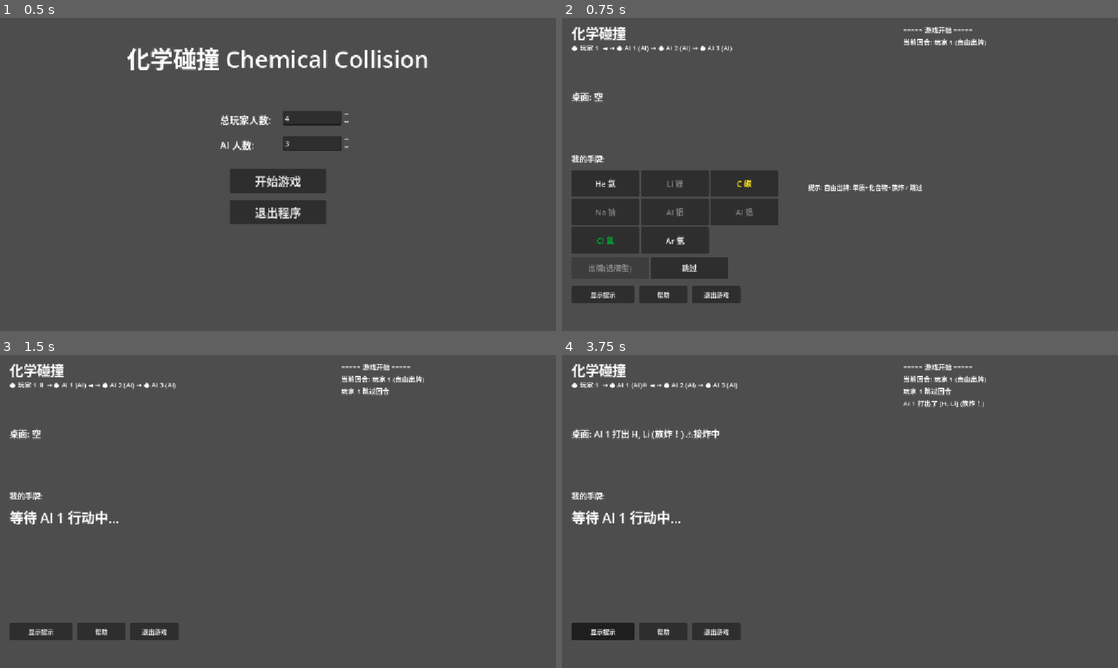
Above: before the commit, frames 1-4 (two rows, left to right).
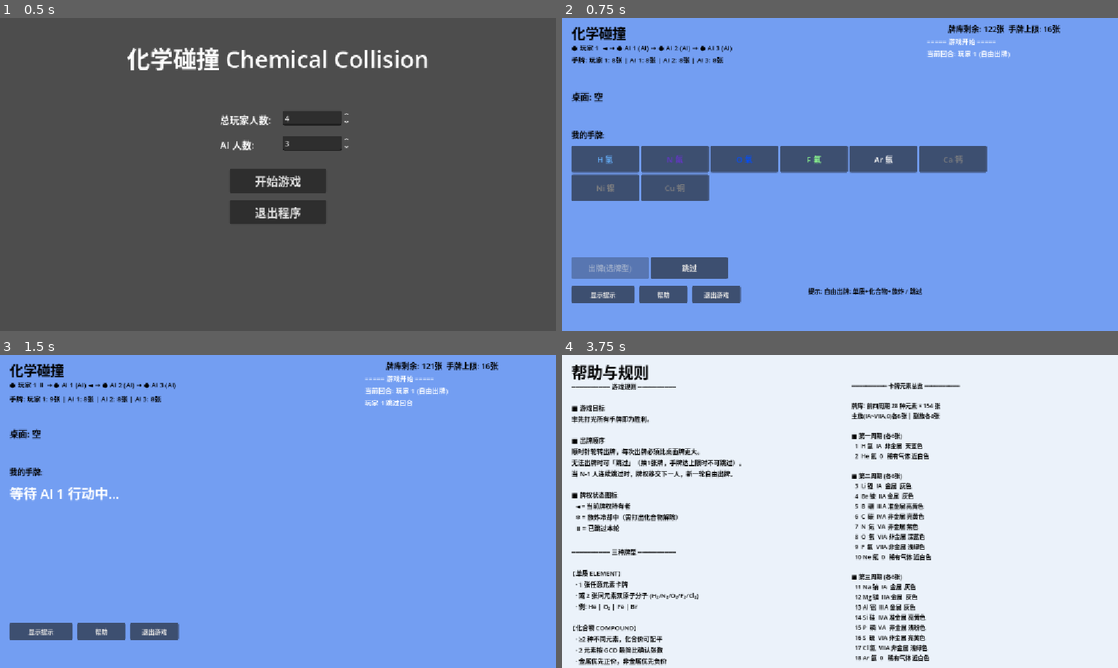
Above: after the commit, the same moments.

Repository: clear-rain108/Chemical_Collision
Game: Godot game, scene res://Main.tscn
Same seed, same stepped clock (60 frames per second), same inputs: the game is played once before the commit and once after it.
Inputs (mouse positions are in pixels of both pictures, inside the frame that each line leads up to):
- Up to frame 1 (0.5 s): no input
- Up to frame 2 (0.75 s): click "开始游戏" at 0.5 s
- Up to frame 3 (1.5 s): click "跳过" at 1.25 s
- Up to frame 4 (3.75 s): click "显示提示" at 2 s; click "帮助" at 2.75 s; click (979, 664) at 3.5 s, where only the run before the commit has a clickable "返回"

Frame 1 is identical in both runs. In frame 2, 100% of the frame differs, in the area x 0-100%, y 0-100%; in frame 3, 100%; in frame 4, 98%.

Commit message:
【试运行】UI优化和帮助文档

Diff:
--- a/chemical-1/Main.tscn
+++ b/chemical-1/Main.tscn
@@ -127,64 +127,198 @@
 grow_horizontal = 2
 grow_vertical = 2
 
+[node name="HelpBackground" type="ColorRect" parent="HelpPage" unique_id=1928475611]
+layout_mode = 1
+anchors_preset = 15
+anchor_right = 1.0
+anchor_bottom = 1.0
+grow_horizontal = 2
+grow_vertical = 2
+color = Color(0.92, 0.95, 0.98, 1.0)
+
 [node name="HelpTitle" type="Label" parent="HelpPage" unique_id=1674568136]
 layout_mode = 0
-offset_left = 40.0
-offset_top = 20.0
-offset_right = 800.0
-offset_bottom = 60.0
-theme_override_font_sizes/font_size = 36
+offset_left = 20.0
+offset_top = 10.0
+offset_right = 600.0
+offset_bottom = 50.0
+theme_override_font_sizes/font_size = 32
+theme_override_colors/font_color = Color(0, 0, 0, 1)
 text = "帮助与规则"
 
-[node name="HelpContent" type="Label" parent="HelpPage" unique_id=856691857]
-layout_mode = 0
-offset_left = 40.0
-offset_top = 70.0
-offset_right = 900.0
-offset_bottom = 620.0
-theme_override_font_sizes/font_size = 14
-text = "=== 游戏规则 ===
-目标: 率先打光所有手牌
-出牌必须比桌面牌更大 (原子序数和小=牌大)
-无法出牌时可跳过 (抽1张牌)
-
-=== 牌型 ===
-【单质】1张任意元素 或 2张双原子分子(H₂/N₂/O₂/F₂/Cl₂)
-  例: He, O₂
-【化合物】多元素化合价匹配, 必须恰好对应最简比
-  例: 1Na+1Cl=NaCl, 2Al+3O=Al₂O₃
-  规则: 金属优先正价, 非金属优先负价
-  3+元素需每种恰好1张且电荷平衡
-【族炸】同族≥2张不同元素, 3张>2张
-  例: H+Li=IA族炸, He+Ne+Ar=0族炸(3张)
-
-=== 接牌规则 ===
-桌面有单质 → 只能出更大的单质或族炸
-桌面有化合物 → 只能出更大的化合物或族炸
-族炸 → 顺时针询问接炸, 无人接→出炸者自由出牌
-溢出化合物(牌数>玩家数) → 免疫接炸
-
-=== 接炸规则 ===
-1.打出族炸后, 其他玩家按顺时针询问是否出族炸(需更大)
-2.若无人接炸, 出炸者自由出牌
-3.接炸模式中, 被冷却的玩家不能出族炸(需先打出化合物解锁)"
+[node name="HelpLeftColumn" type="Label" parent="HelpPage" unique_id=1293847561]
+layout_mode = 0
+offset_left = 20.0
+offset_top = 55.0
+offset_right = 580.0
+offset_bottom = 660.0
+theme_override_font_sizes/font_size = 13
+theme_override_colors/font_color = Color(0, 0, 0, 1)
+autowrap_mode = 3
+text = "══════════ 游戏规则 ══════════
+
+■ 游戏目标
+率先打光所有手牌即为胜利。
+
+■ 出牌顺序
+顺时针轮转出牌，每次出牌必须比桌面牌更大。
+无法出牌时可「跳过」（抽1张牌，手牌达上限时不可跳过）。
+当 N-1 人连续跳过时，牌权移交下一人，新一轮自由出牌。
+
+■ 牌权状态图标
+  ◄ = 当前牌权持有者
+  ❄ = 族炸冷却中（需打出化合物解除）
+  ⏸ = 已跳过本轮
+
+══════════ 三种牌型 ══════════
+
+【单质 ELEMENT】
+  · 1 张任意元素卡牌
+  · 或 2 张同元素双原子分子 (H₂/N₂/O₂/F₂/Cl₂)
+  · 例: He | O₂ | Fe | Br
+
+【化合物 COMPOUND】
+  · ≥2 种不同元素，化合价可配平
+  · 2 元素按 GCD 最简比确认张数
+  · 金属优先正价，非金属优先负价
+  · 3+ 元素需每种恰好 1 张且总电荷=0
+  · 例: 1Na+1Cl=NaCl | 2Al+3O=Al₂O₃ | KBr
+
+【族炸 CLAN BOMB】
+  · 同族 ≥2 张不同元素
+  · 3 张 > 2 张（数量多者大）
+  · 打出后进入族炸冷却（❄），需打出化合物解除
+  · 例: H+Li=IA族炸(2张)
+        He+Ne+Ar=0族炸(3张)
+        Cr+Mn=VIB/VIIB (不同族号不算)
+        Fe+Co+Ni=VIII族炸(3张)
+
+══════════ 比大小规则 ══════════
+
+族炸 > 化合物 > 单质
+同牌型：原子序数和 → 小 = 大
+平局：原子质量和 → 大 = 弱
+
+════════ 接牌与接炸规则 ════════
+
+· 桌面空 → 自由出牌
+· 桌面单质 → 接更大单质 或 族炸
+· 桌面化合物 → 接更大化合物 或 族炸
+  溢出化合物（牌数>玩家数）→ 免疫
+· 族炸 → 顺时针询问接炸
+  只能出更大族炸，无人接→出炸者自由出牌
+
+══════════ 手牌上限 ══════════
+
+手牌上限 = min(玩家数×4, 18)
+手牌达上限时不能跳过抽牌"
+
+[node name="HelpRightColumn" type="Label" parent="HelpPage" unique_id=2103485692]
+layout_mode = 0
+offset_left = 600.0
+offset_top = 55.0
+offset_right = 1160.0
+offset_bottom = 660.0
+theme_override_font_sizes/font_size = 12
+theme_override_colors/font_color = Color(0, 0, 0, 1)
+autowrap_mode = 3
+text = "══════════ 卡牌元素总览 ══════════
+
+牌库: 前四周期 28 种元素 × 154 张
+主族(IA~VIIA,0)各6张 | 副族各4张
+
+■ 第一周期 (各6张)
+  1  H 氢  IA  非金属  天蓝色
+  2  He 氦  0   稀有气体 近白色
+
+■ 第二周期 (各6张)
+  3  Li 锂  IA  金属  灰色
+  4  Be 铍  IIA 金属  灰色
+  5  B  硼  IIIA 准金属 亮黄色
+  6  C  碳  IVA 非金属 亮黄色
+  7  N  氮  VA  非金属 紫色
+  8  O  氧  VIA 非金属 深蓝色
+  9  F  氟  VIIA 非金属 浅绿色
+  10 Ne 氖  0   稀有气体 近白色
+
+■ 第三周期 (各6张)
+  11 Na 钠  IA  金属  灰色
+  12 Mg 镁  IIA 金属  灰色
+  13 Al 铝  IIIA 金属  灰色
+  14 Si 硅  IVA 准金属 亮黄色
+  15 P  磷  VA  非金属 浅粉色
+  16 S  硫  VIA 非金属 亮黄色
+  17 Cl 氯  VIIA 非金属 浅绿色
+  18 Ar 氩  0   稀有气体 近白色
+
+■ 第四周期 (主族6张/副族4张)
+  19 K  钾  IA    金属  灰色  (6张)
+  20 Ca 钙  IIA   金属  灰色  (6张)
+  24 Cr 铬  VIB   金属  灰色  (4张)
+  25 Mn 锰  VIIB  金属  灰色  (4张)
+  26 Fe 铁  VIII  金属  灰色  (4张)
+  27 Co 钴  VIII  金属  灰色  (4张)
+  28 Ni 镍  VIII  金属  灰色  (4张)
+  29 Cu 铜  IB    金属  灰色  (4张)
+  30 Zn 锌  IIB   金属  灰色  (4张)
+  35 Br 溴  VIIA  非金属 棕色  (6张)
+
+═══════ 元素着色对照 ═══════
+
+  天蓝色 ■ H 氢
+  深蓝色 ■ O 氧
+  紫色   ■ N 氮
+  浅绿色 ■ F 氟, Cl 氯
+  棕色   ■ Br 溴
+  亮黄色 ■ B,C,Si,S
+  浅粉色 ■ P 磷
+  灰色   ■ 全部金属
+  近白色 ■ He,Ne,Ar 稀有气体
+
+══════════ 常用化学式 ══════════
+
+  1Na + 1Cl  → NaCl
+  2Al + 3O   → Al₂O₃
+  1K  + 1Br  → KBr
+  1Ca + 1O   → CaO
+  1Mg + 1O   → MgO
+  1Fe + 2Cl  → FeCl₂
+  1Fe + 1O   → FeO
+
+══════════ 操作流程 ══════════
+
+  人类: 选牌→选牌型→确认打出
+  AI:   自动决策(1.5秒延迟)
+
+  族炸: 打出→冷却❄→需化合物解冻
+  跳过: 抽1张→标记⏸→轮转牌权"
 
 [node name="HelpBackBtn" type="Button" parent="HelpPage" unique_id=19172791]
 layout_mode = 0
-offset_left = 800.0
-offset_top = 620.0
-offset_right = 920.0
-offset_bottom = 660.0
+offset_left = 1060.0
+offset_top = 665.0
+offset_right = 1160.0
+offset_bottom = 700.0
 theme_override_font_sizes/font_size = 18
 text = "返回"
 
 [node name="GamePage" type="Control" parent="." unique_id=1067851078]
-layout_mode = 1
-anchors_preset = 15
-anchor_right = 1.0
-anchor_bottom = 1.0
-grow_horizontal = 2
-grow_vertical = 2
+visible = false
+layout_mode = 1
+anchors_preset = 15
+anchor_right = 1.0
+anchor_bottom = 1.0
+grow_horizontal = 2
+grow_vertical = 2
+
+[node name="GameBackground" type="ColorRect" parent="GamePage" unique_id=2109445610]
+layout_mode = 1
+anchors_preset = 15
+anchor_right = 1.0
+anchor_bottom = 1.0
+grow_horizontal = 2
+grow_vertical = 2
+color = Color(0.45, 0.62, 0.95, 1.0)
 
 [node name="TitleLabel" type="Label" parent="GamePage" unique_id=973513050]
 layout_mode = 0
@@ -193,6 +327,7 @@
 offset_right = 600.0
 offset_bottom = 45.0
 theme_override_font_sizes/font_size = 28
+theme_override_colors/font_color = Color(0, 0, 0, 1)
 text = "化学碰撞"
 
 [node name="InfoLabel" type="Label" parent="GamePage" unique_id=1255070432]
@@ -202,6 +337,7 @@
 offset_right = 480.0
 offset_bottom = 140.0
 theme_override_font_sizes/font_size = 14
+theme_override_colors/font_color = Color(0, 0, 0, 1)
 text = "初始化中..."
 
 [node name="TableLabel" type="Label" parent="GamePage" unique_id=119699122]
@@ -211,22 +347,24 @@
 offset_right = 600.0
 offset_bottom = 180.0
 theme_override_font_sizes/font_size = 18
+theme_override_colors/font_color = Color(0, 0, 0, 1)
 text = "桌面: 空"
 
 [node name="HandLabel" type="Label" parent="GamePage" unique_id=1084242871]
 layout_mode = 0
 offset_left = 20.0
-offset_top = 280.0
+offset_top = 230.0
 offset_right = 200.0
-offset_bottom = 310.0
+offset_bottom = 260.0
 theme_override_font_sizes/font_size = 16
+theme_override_colors/font_color = Color(0, 0, 0, 1)
 text = "我的手牌:"
 
 [node name="HandContainer" type="HFlowContainer" parent="GamePage" unique_id=582537591]
 layout_mode = 0
 offset_left = 20.0
-offset_top = 315.0
-offset_right = 480.0
+offset_top = 265.0
+offset_right = 920.0
 offset_bottom = 480.0
 
 [node name="ActionPanel" type="HBoxContainer" parent="GamePage" unique_id=36028745]
@@ -277,18 +415,29 @@
 [node name="CardInfoLabel" type="Label" parent="GamePage" unique_id=244830457]
 layout_mode = 0
 offset_left = 510.0
-offset_top = 340.0
+offset_top = 555.0
 offset_right = 900.0
-offset_bottom = 480.0
-theme_override_font_sizes/font_size = 13
+offset_bottom = 600.0
+theme_override_font_sizes/font_size = 13
+theme_override_colors/font_color = Color(0, 0, 0, 1)
 autowrap_mode = 3
 
+[node name="DeckCountLabel" type="Label" parent="GamePage" unique_id=1639428801]
+layout_mode = 0
+offset_left = 800.0
+offset_top = 10.0
+offset_right = 1000.0
+offset_bottom = 35.0
+theme_override_font_sizes/font_size = 16
+theme_override_colors/font_color = Color(0, 0, 0, 1)
+text = "牌库剩余: —"
+
 [node name="LogLabel" type="Label" parent="GamePage" unique_id=12348460]
 layout_mode = 0
-offset_left = 707.0
-offset_top = 13.0
-offset_right = 1097.0
-offset_bottom = 333.0
+offset_left = 756.0
+offset_top = 37.0
+offset_right = 1146.0
+offset_bottom = 357.0
 theme_override_font_sizes/font_size = 14
 text = "游戏日志:"
 autowrap_mode = 3
--- a/chemical-1/scripts/CardDatabase.gd
+++ b/chemical-1/scripts/CardDatabase.gd
@@ -1,16 +1,23 @@
 # ============================================================
 # CardDatabase.gd - 牌库生成与洗牌
-# 迭代 2：前三周期 18 种元素，每种 6 张 = 108 张
+# 迭代 3：前四周期 28 种元素（主族 6 张，副族 4 张）
 # ============================================================
 
 const CardDataScript = preload("res://scripts/CardData.gd")
 
-# 前三周期 18 种元素基础数据
+# 副族标识（这些元素只生成 4 张）
+const SUBGROUP_SYMBOLS = ["Cr", "Mn", "Fe", "Co", "Ni", "Cu", "Zn"]
+const MAIN_COPIES = 6
+const SUB_COPIES = 4
+
+# 前四周期 28 种元素基础数据
 static func get_element_data() -> Array:
 	return [
+		# === 第一周期 ===
 		# 符号, 中文名, 英文名, 原子序数, 族, 周期, 类型, 单质形态, 最外层电子, 常见化合价, 电负性, 原子质量, 描述
 		["H", "氢", "Hydrogen", 1, CardDataScript.GROUP_IA, 1, CardDataScript.TYPE_NONMETAL, CardDataScript.FORM_GAS, 1, [1, -1], 2.20, 1.008, "宇宙中最丰富的元素"],
 		["He", "氦", "Helium", 2, CardDataScript.GROUP_0, 1, CardDataScript.TYPE_NOBLE_GAS, CardDataScript.FORM_GAS, 2, [0], 0.0, 4.003, "最轻的稀有气体"],
+		# === 第二周期 ===
 		["Li", "锂", "Lithium", 3, CardDataScript.GROUP_IA, 2, CardDataScript.TYPE_METAL, CardDataScript.FORM_SOLID, 1, [1], 0.98, 6.941, "最轻的金属"],
 		["Be", "铍", "Beryllium", 4, CardDataScript.GROUP_IIA, 2, CardDataScript.TYPE_METAL, CardDataScript.FORM_SOLID, 2, [2], 1.57, 9.012, "轻质高强度金属"],
 		["B", "硼", "Boron", 5, CardDataScript.GROUP_IIIA, 2, CardDataScript.TYPE_METALLOID, CardDataScript.FORM_SOLID, 3, [3], 2.04, 10.811, "硬度仅次于金刚石"],
@@ -19,6 +26,7 @@
 		["O", "氧", "Oxygen", 8, CardDataScript.GROUP_VIA, 2, CardDataScript.TYPE_NONMETAL, CardDataScript.FORM_GAS, 6, [-2], 3.44, 15.999, "维持生命必需的气体"],
 		["F", "氟", "Fluorine", 9, CardDataScript.GROUP_VIIA, 2, CardDataScript.TYPE_NONMETAL, CardDataScript.FORM_GAS, 7, [-1], 3.98, 18.998, "最活泼的非金属"],
 		["Ne", "氖", "Neon", 10, CardDataScript.GROUP_0, 2, CardDataScript.TYPE_NOBLE_GAS, CardDataScript.FORM_GAS, 8, [0], 0.0, 20.180, "霓虹灯中发光的气体"],
+		# === 第三周期 ===
 		["Na", "钠", "Sodium", 11, CardDataScript.GROUP_IA, 3, CardDataScript.TYPE_METAL, CardDataScript.FORM_SOLID, 1, [1], 0.93, 22.990, "活泼的碱金属"],
 		["Mg", "镁", "Magnesium", 12, CardDataScript.GROUP_IIA, 3, CardDataScript.TYPE_METAL, CardDataScript.FORM_SOLID, 2, [2], 1.31, 24.305, "叶绿素的核心元素"],
 		["Al", "铝", "Aluminium", 13, CardDataScript.GROUP_IIIA, 3, CardDataScript.TYPE_METAL, CardDataScript.FORM_SOLID, 3, [3], 1.61, 26.982, "地壳中含量最丰富的金属"],
@@ -27,21 +35,31 @@
 		["S", "硫", "Sulfur", 16, CardDataScript.GROUP_VIA, 3, CardDataScript.TYPE_NONMETAL, CardDataScript.FORM_SOLID, 6, [-2, 4, 6], 2.58, 32.066, "火山口常见的黄色物质"],
 		["Cl", "氯", "Chlorine", 17, CardDataScript.GROUP_VIIA, 3, CardDataScript.TYPE_NONMETAL, CardDataScript.FORM_GAS, 7, [-1, 1, 3, 5, 7], 3.16, 35.453, "消毒和漂白的重要元素"],
 		["Ar", "氩", "Argon", 18, CardDataScript.GROUP_0, 3, CardDataScript.TYPE_NOBLE_GAS, CardDataScript.FORM_GAS, 8, [0], 0.0, 39.948, "大气中第三多的气体"],
+		# === 第四周期（排除 Sc,Ti,V,Ga,Ge,As,Se,Kr） ===
+		["K", "钾", "Potassium", 19, CardDataScript.GROUP_IA, 4, CardDataScript.TYPE_METAL, CardDataScript.FORM_SOLID, 1, [1], 0.82, 39.098, "植物生长必需元素"],
+		["Ca", "钙", "Calcium", 20, CardDataScript.GROUP_IIA, 4, CardDataScript.TYPE_METAL, CardDataScript.FORM_SOLID, 2, [2], 1.00, 40.078, "骨骼和牙齿的主要成分"],
+		["Cr", "铬", "Chromium", 24, CardDataScript.GROUP_VIB, 4, CardDataScript.TYPE_METAL, CardDataScript.FORM_SOLID, 1, [2, 3, 6], 1.66, 51.996, "不锈钢的关键成分"],
+		["Mn", "锰", "Manganese", 25, CardDataScript.GROUP_VIIB, 4, CardDataScript.TYPE_METAL, CardDataScript.FORM_SOLID, 2, [2, 4, 7], 1.55, 54.938, "炼钢中的重要添加剂"],
+		["Fe", "铁", "Iron", 26, CardDataScript.GROUP_VIII, 4, CardDataScript.TYPE_METAL, CardDataScript.FORM_SOLID, 2, [2, 3], 1.83, 55.845, "地壳中最丰富的过渡金属"],
+		["Co", "钴", "Cobalt", 27, CardDataScript.GROUP_VIII, 4, CardDataScript.TYPE_METAL, CardDataScript.FORM_SOLID, 2, [2, 3], 1.88, 58.933, "电池和磁性合金的重要元素"],
+		["Ni", "镍", "Nickel", 28, CardDataScript.GROUP_VIII, 4, CardDataScript.TYPE_METAL, CardDataScript.FORM_SOLID, 2, [2, 3], 1.91, 58.693, "硬币和不锈钢的组成元素"],
+		["Cu", "铜", "Copper", 29, CardDataScript.GROUP_IB, 4, CardDataScript.TYPE_METAL, CardDataScript.FORM_SOLID, 1, [1, 2], 1.90, 63.546, "优良的电导体"],
+		["Zn", "锌", "Zinc", 30, CardDataScript.GROUP_IIB, 4, CardDataScript.TYPE_METAL, CardDataScript.FORM_SOLID, 2, [2], 1.65, 65.380, "镀锌防腐的重要金属"],
+		["Br", "溴", "Bromine", 35, CardDataScript.GROUP_VIIA, 4, CardDataScript.TYPE_NONMETAL, CardDataScript.FORM_LIQUID, 7, [-1, 1, 5], 2.96, 79.904, "唯一常温下液态的非金属"],
 	]
 
-
-const COPIES_PER_ELEMENT = 6
-const TOTAL_CARDS = 108  # 18 × 6
 
 var deck: Array = []   # 当前牌库
 
 
-# 生成牌库（18 种元素 × 6 张 = 108 张）
+# 生成牌库（主族 6 张，副族 4 张）
 func generate_deck() -> void:
 	deck.clear()
 	var elem_data = get_element_data()
 	for elem in elem_data:
-		for _copy in range(COPIES_PER_ELEMENT):
+		var sym = elem[0]
+		var copies = SUB_COPIES if sym in SUBGROUP_SYMBOLS else MAIN_COPIES
+		for _copy in range(copies):
 			var card = CardDataScript.new(
 				elem[0], elem[1], elem[2], elem[3], elem[4],
 				elem[5], elem[6], elem[7], elem[8], elem[9],
--- a/chemical-1/scripts/GameUI.gd
+++ b/chemical-1/scripts/GameUI.gd
@@ -27,6 +27,7 @@
 # UI
 var hand_container: Control = null
 var info_label: Label = null
+var deck_count_label: Label = null
 var table_label: Label = null
 var log_label: Label = null
 var card_info_label: Label = null
@@ -86,6 +87,7 @@
 		hint_button = game_page.get_node_or_null("HintButton")
 		quit_button = game_page.get_node_or_null("QuitButton")
 		help_btn = game_page.get_node_or_null("HelpBtn")
+		deck_count_label = game_page.get_node_or_null("DeckCountLabel")
 		if hint_button:
 			hint_button.toggled.connect(_on_hint_toggled)
 		if quit_button:
@@ -171,6 +173,7 @@
 	_update_action_panel()
 	_update_hand_buttons()
 	_update_card_info_label()
+	_update_deck_count()
 
 
 func _update_info_label() -> void:
@@ -198,6 +201,11 @@
 	var result = "● %s" % parts[0]
 	for j in range(1, parts.size()):
 		result += " → ● %s" % parts[j]
+	# 手牌数显示
+	var counts: Array = []
+	for i in range(game_manager.players.size()):
+		counts.append("%s: %d张" % [game_manager.players[i].player_name, game_manager.players[i].get_hand_count()])
+	result += "\n手牌: " + " | ".join(counts)
 	return result
 
 
@@ -287,6 +295,9 @@
 	if sym == "H": return Color(0.4, 0.7, 1.0)
 	if sym == "O": return Color(0.0, 0.3, 1.0)
 	if sym == "N": return Color(0.4, 0.2, 0.8)
+	if sym == "F": return Color(0.56, 1.0, 0.56)  # 浅绿色
+	if sym == "Cl": return Color(0.56, 1.0, 0.56)  # 浅绿色
+	if sym == "Br": return Color(0.6, 0.4, 0.2)  # 棕色
 	if sym in ["C", "B", "Si", "S"]: return Color(1.0, 0.9, 0.1)
 	if sym == "P": return Color(1.0, 0.85, 0.85)
 	if card.group in ["VIIA"]: return Color(0.0, 0.7, 0.2)
@@ -530,6 +541,11 @@
 
 
 func _on_pass() -> void:
+	var cp = game_manager.get_current_player()
+	var hand_limit = min(game_manager.players.size() * 4, 18)
+	if cp.get_hand_count() >= hand_limit:
+		_show_info("手牌已达上限 (%d张)，无法跳过抽牌！请出牌。" % hand_limit)
+		return
 	game_manager.player_pass(game_manager.get_current_player_index())
 	_step_reset()
 	_refresh_ui()
@@ -640,6 +656,18 @@
 	return r
 
 
+func _update_deck_count() -> void:
+	if not deck_count_label or not game_manager: return
+	var db = game_manager.database
+	if db:
+		deck_count_label.text = "牌库剩余: %d张" % db.get_remaining_count()
+	else:
+		deck_count_label.text = "牌库剩余: —"
+	if game_manager:
+		var hand_limit = min(game_manager.players.size() * 4, 18)
+		deck_count_label.text += "  手牌上限: %d张" % hand_limit
+
+
 func _gcd(a: int, b: int) -> int:
 	while b != 0:
 		var t = b
Not shown, changed: chemical-1/ARCHITECTURE.md
Not shown, changed: chemical-1/CHEMICAL_COLLISION_GAME.md
Not shown, added: chemical-1/COLORING_DOCUMENTATION.md
Not shown, changed: chemical-1/GAMEPLAY_RULES.md
